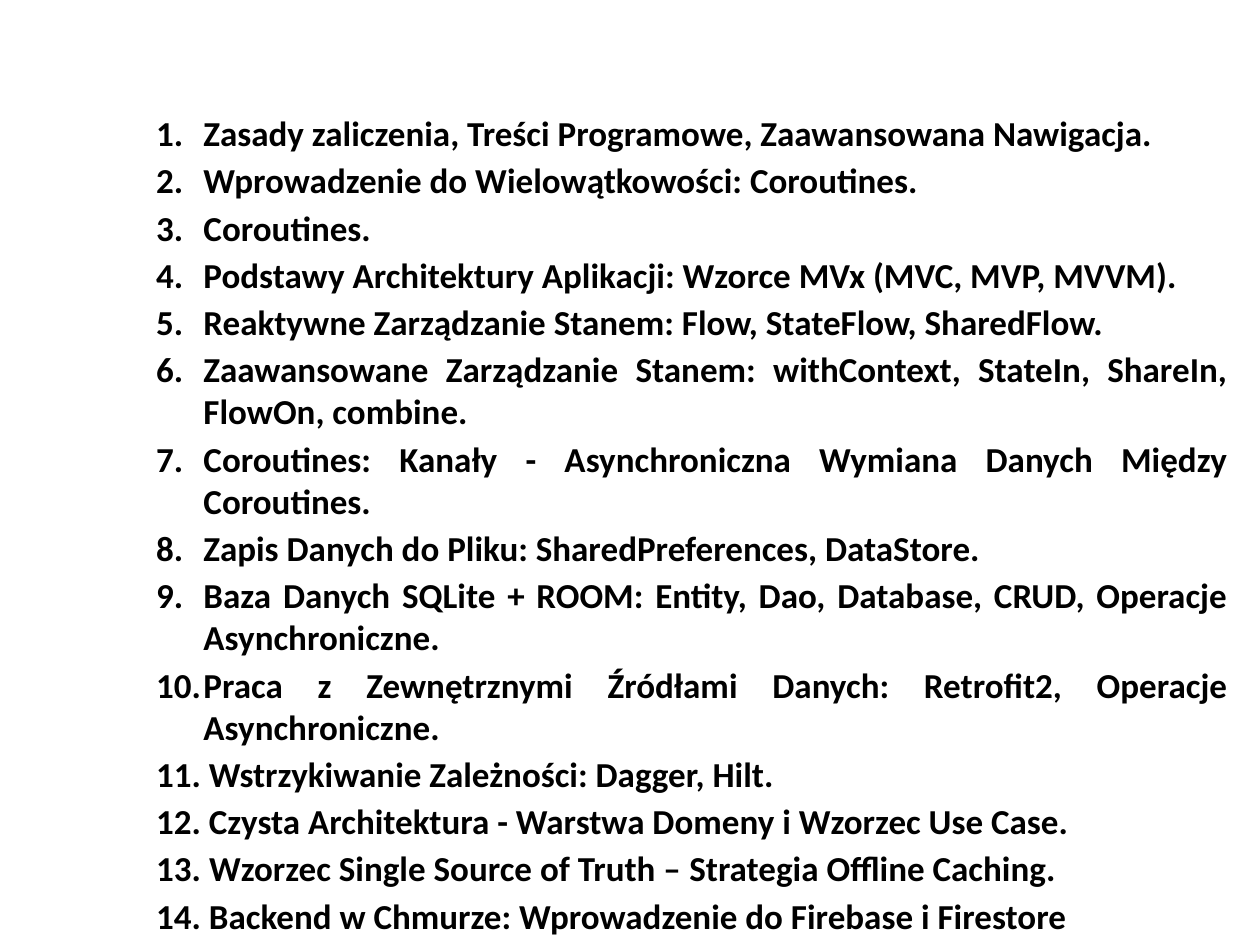
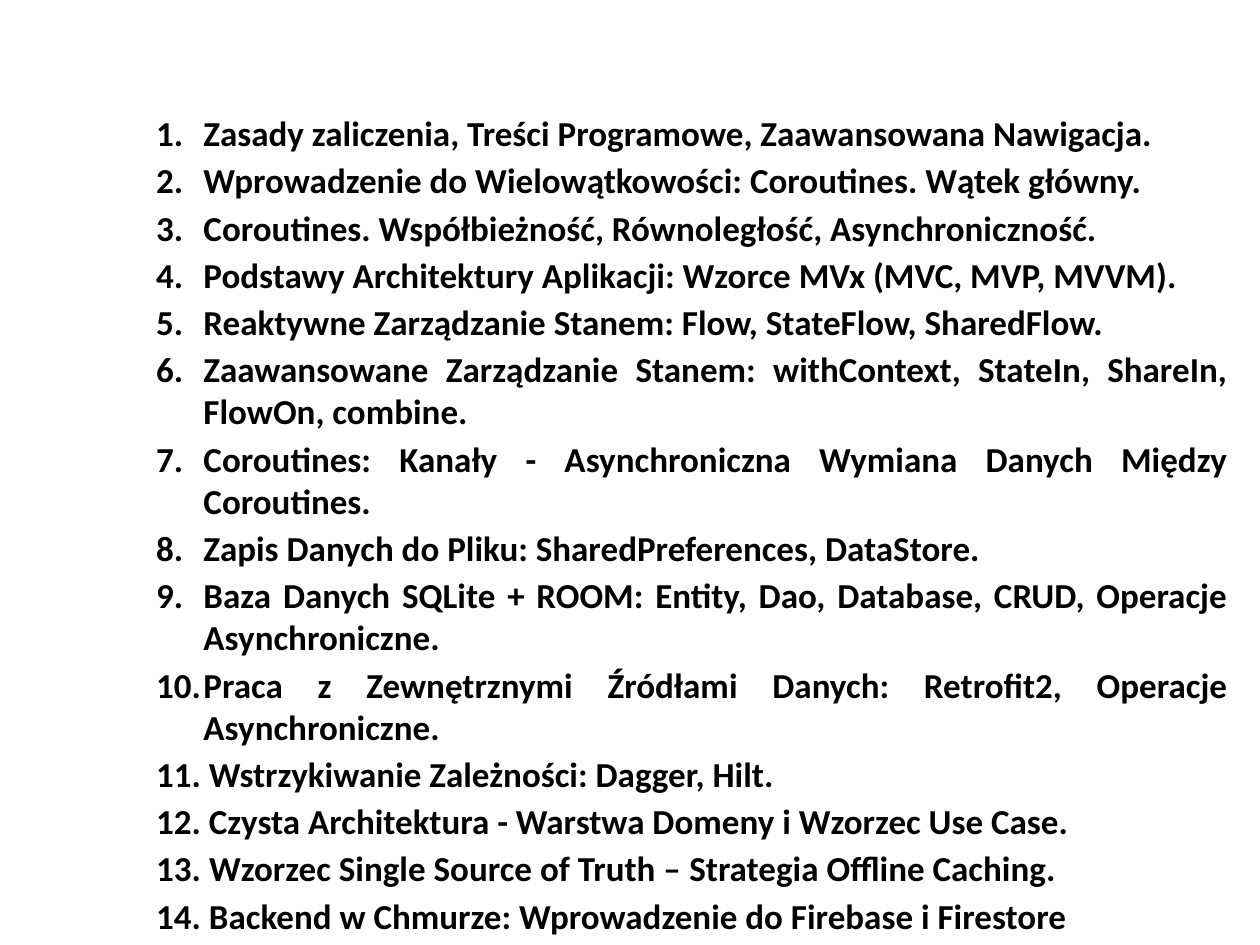
Before and after one commit to RafLew84/ProgUM, a slide deck: slide 4 of PUM2/Wyk/Wyklad1.pptx. Drawn at 1260x945 pixels with LibreOffice and Linux fonts; fonts in the diff are those of the drawing; background and template pictures are left out. Boxes give left, top, right and bottom in pixels: in the first picture for what was removed or moved away, otherwise in the second. Text is boxed around its words. In the diff, an @@ line names an element or a change of style, - is before the commit and + after.

```diff
--- a/PUM2/Wyk/Wyklad1.pptx
+++ b/PUM2/Wyk/Wyklad1.pptx
@@ text at (x1=203, y1=168, x2=1141, y2=247): text changed @@
-2. Wprowadzenie do Wielowątkowości: Coroutines.
-3. Coroutines.
+2. Wprowadzenie do Wielowątkowości: Coroutines. Wątek główny.
+3. Coroutines. Współbieżność, Równoległość, Asynchroniczność.
```
Also in this commit, not shown: 3 other files.
